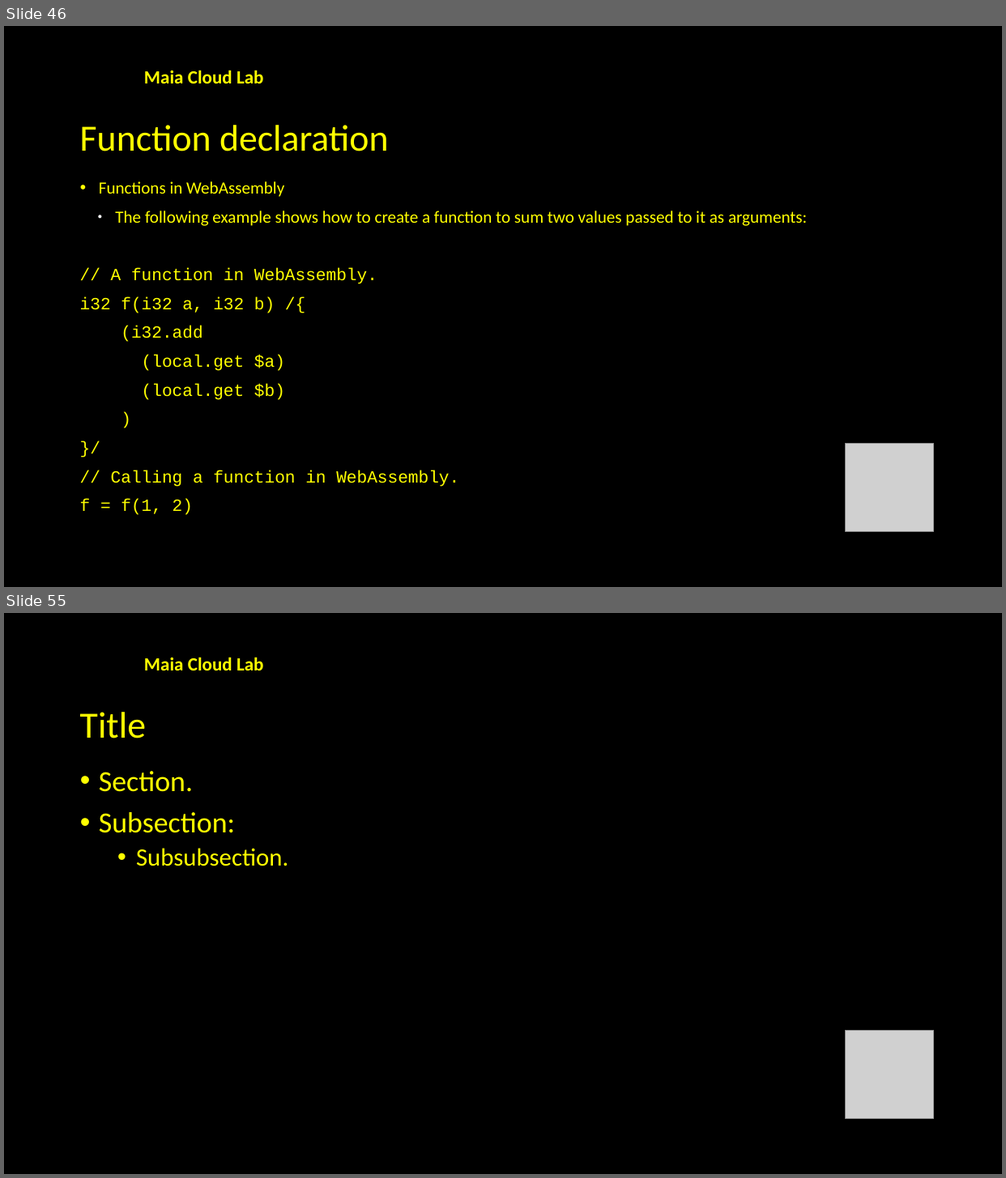
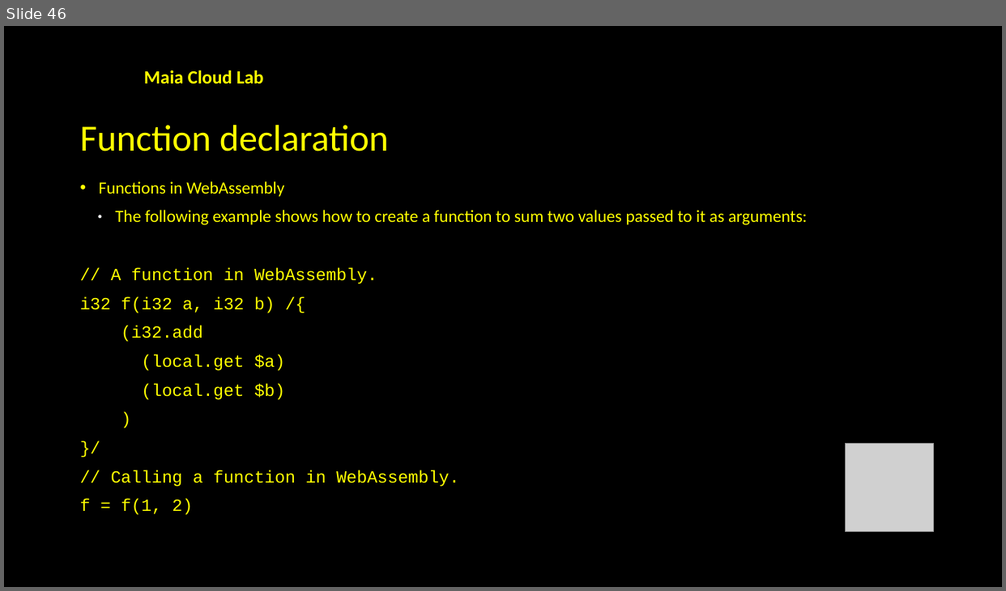
Before and after one commit to souzamonteiro/maiascript-compiler, a slide deck: slides/Introduction to MaiaScript.pptx. Shown one above the other, each under a label of ours: slides 46 and 55 before the commit, slide 46 after it; the slides between them are not shown. The pictures are 1006x1178 and 1006x591 pixels, drawn with LibreOffice and Linux fonts; fonts in the diff are those of the drawing; grey boxes stand for pictures; background and template pictures are left out. Boxes give left, top, right and bottom in pixels: in the first picture for what was removed or moved away, otherwise in the second. Text is boxed around its words. In the diff, an @@ line names an element or a change of style, - is before the commit and + after.

```diff
--- a/slides/Introduction to MaiaScript.pptx
+++ b/slides/Introduction to MaiaScript.pptx
@@ slide 55 removed at [4,613,1002,1174], background #000000; not listed: 1 template element that a slide beside it also shows @@
@@ text removed at [80,712,146,739] @@
-Title
@@ text removed at [99,771,288,867] @@
-• Section.
-• Subsection:
-  • Subsubsection.
@@ picture removed at [846,1030,934,1118] @@
```
Also in this commit, not shown: 3 slides changed, 9 slides added, 28 other slides removed, 1 other file.
